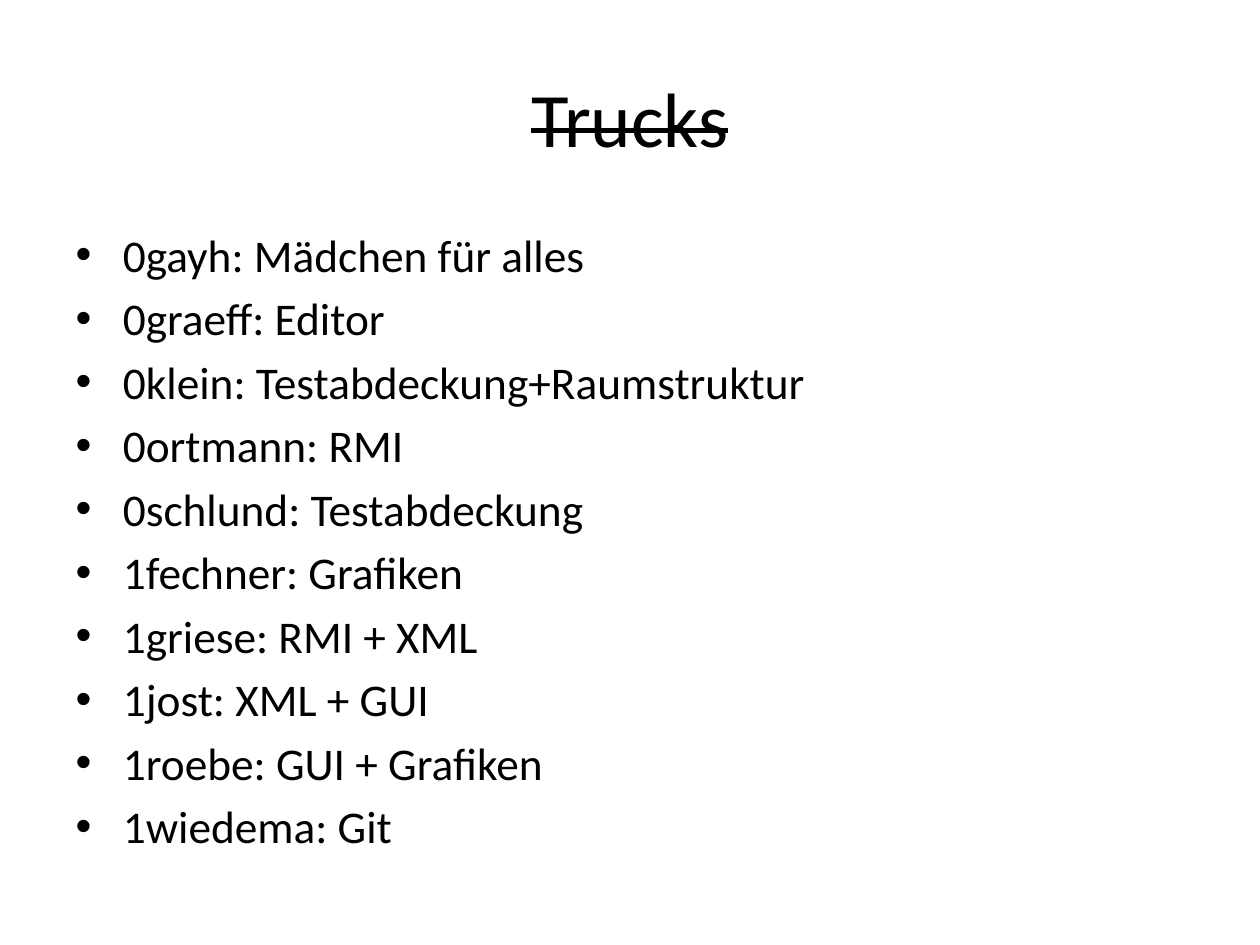
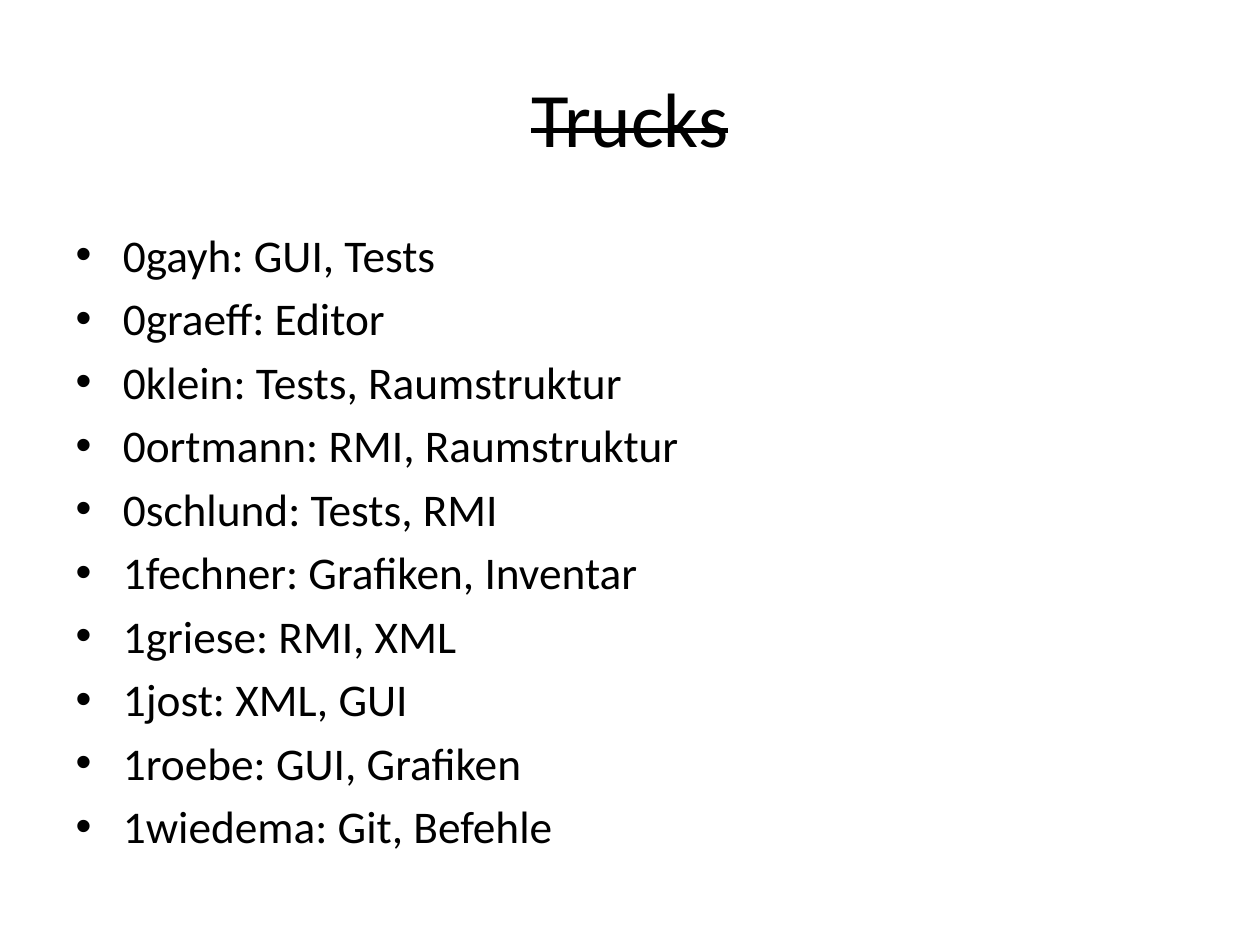
Before and after one commit to FlaShG/SEP12, a slide deck: slide 9 of vortraege/Präsentation_01.pptx (slide 6 before the commit). Drawn at 1260x945 pixels with LibreOffice and Linux fonts; fonts in the diff are those of the drawing. Boxes give left, top, right and bottom in pixels: in the first picture for what was removed or moved away, otherwise in the second. Text is boxed around its words. In the diff, an @@ line names an element or a change of style, - is before the commit and + after.

Commit message:
Präsentation

```diff
--- a/vortraege/Präsentation_01.pptx
+++ b/vortraege/Präsentation_01.pptx
@@ text at (123,240,435,280): text changed @@
-• 0gayh: Mädchen für alles
+• 0gayh: GUI, Tests
@@ text at (123,367,678,849): text changed @@
-• 0klein: Testabdeckung+Raumstruktur
-• 0ortmann: RMI
-• 0schlund: Testabdeckung
-• 1fechner: Grafiken
-• 1griese: RMI + XML
-• 1jost: XML + GUI
-• 1roebe: GUI + Grafiken
-• 1wiedema: Git
+• 0klein: Tests, Raumstruktur
+• 0ortmann: RMI, Raumstruktur
+• 0schlund: Tests, RMI
+• 1fechner: Grafiken, Inventar
+• 1griese: RMI, XML
+• 1jost: XML, GUI
+• 1roebe: GUI, Grafiken
+• 1wiedema: Git, Befehle
```
Also in this commit, not shown: 5 other slides changed, 4 slides added, 1 slide removed.
